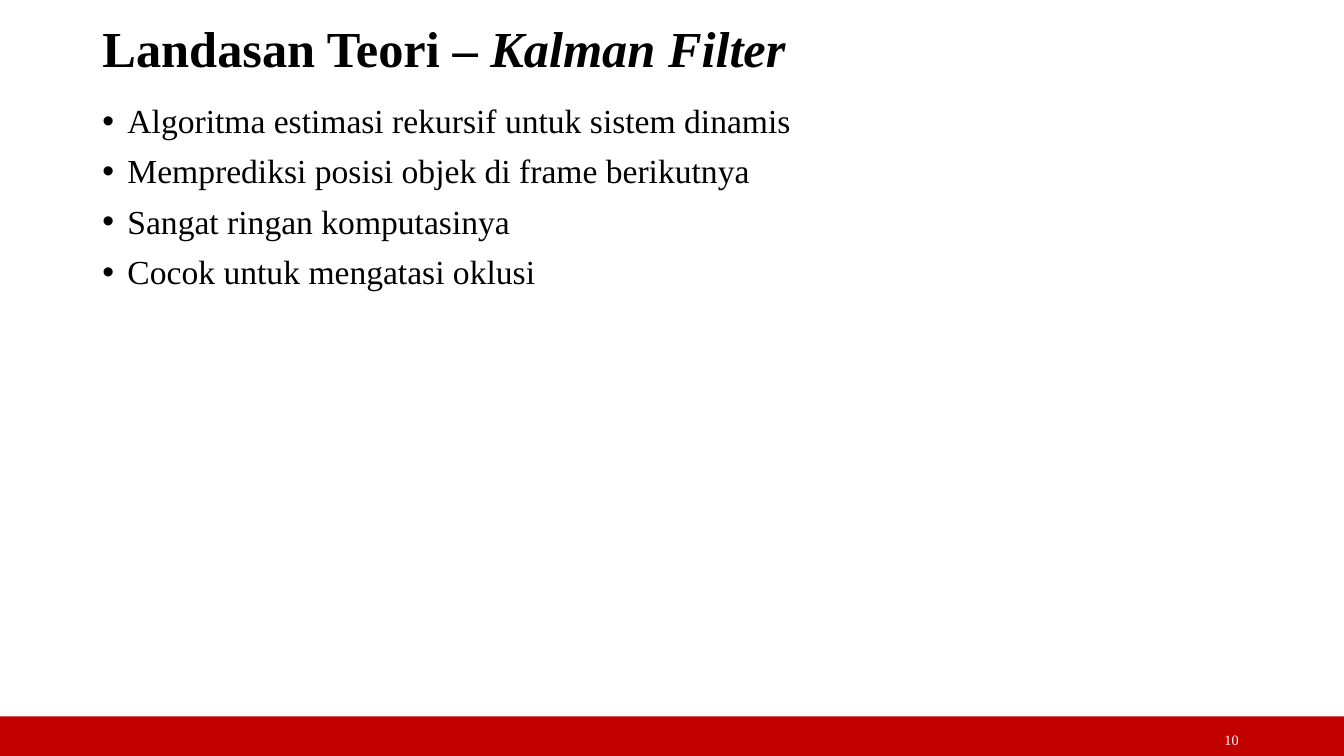
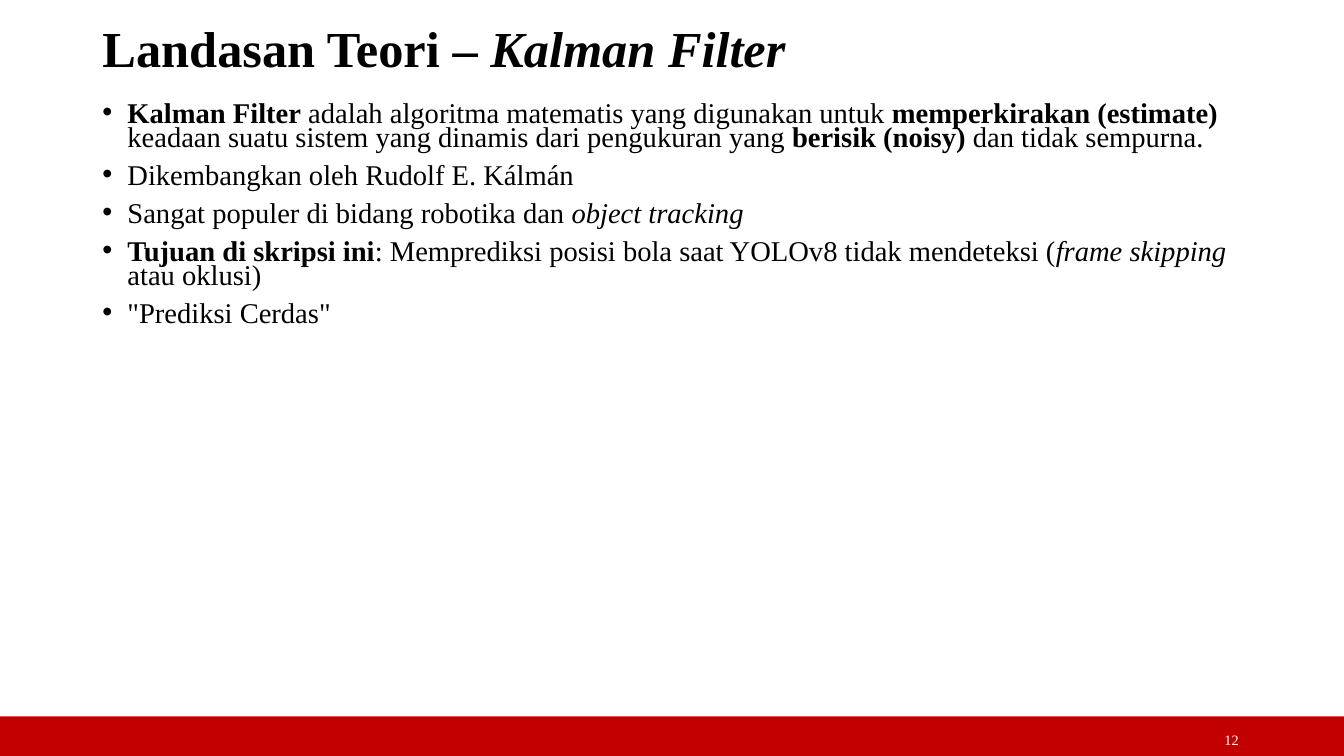
Before and after one commit to freack21/myTA, a slide deck: slide 12 of laporan/slide_semhas.ppt (slide 10 before the commit). Drawn at 1344x756 pixels with LibreOffice and Linux fonts; fonts in the diff are those of the drawing. Boxes give left, top, right and bottom in pixels: in the first picture for what was removed or moved away, otherwise in the second. Text is boxed around its words. In the diff, an @@ line names an element or a change of style, - is before the commit and + after.

```diff
--- a/laporan/slide_semhas.ppt
+++ b/laporan/slide_semhas.ppt
@@ text at (127,103,1227,324): text changed; size 24 to 20.4 pt @@
-• Algoritma estimasi rekursif untuk sistem dinamis
-• Memprediksi posisi objek di frame berikutnya
-• Sangat ringan komputasinya
-• Cocok untuk mengatasi oklusi
+• Kalman Filter adalah algoritma matematis yang digunakan untuk memperkirakan (estimate) keadaan suatu sistem yang dinamis dari pengukuran yang berisik (noisy) dan tidak sempurna.
+• Dikembangkan oleh Rudolf E. Kálmán
+• Sangat populer di bidang robotika dan object tracking
+• Tujuan di skripsi ini: Memprediksi posisi bola saat YOLOv8 tidak mendeteksi (frame skipping atau oklusi)
+• "Prediksi Cerdas"
@@ page number at (1224,735,1238,745): text changed @@
-10
+12
```
Also in this commit, not shown: 4 other slides changed, 4 slides added, 2 other files.
